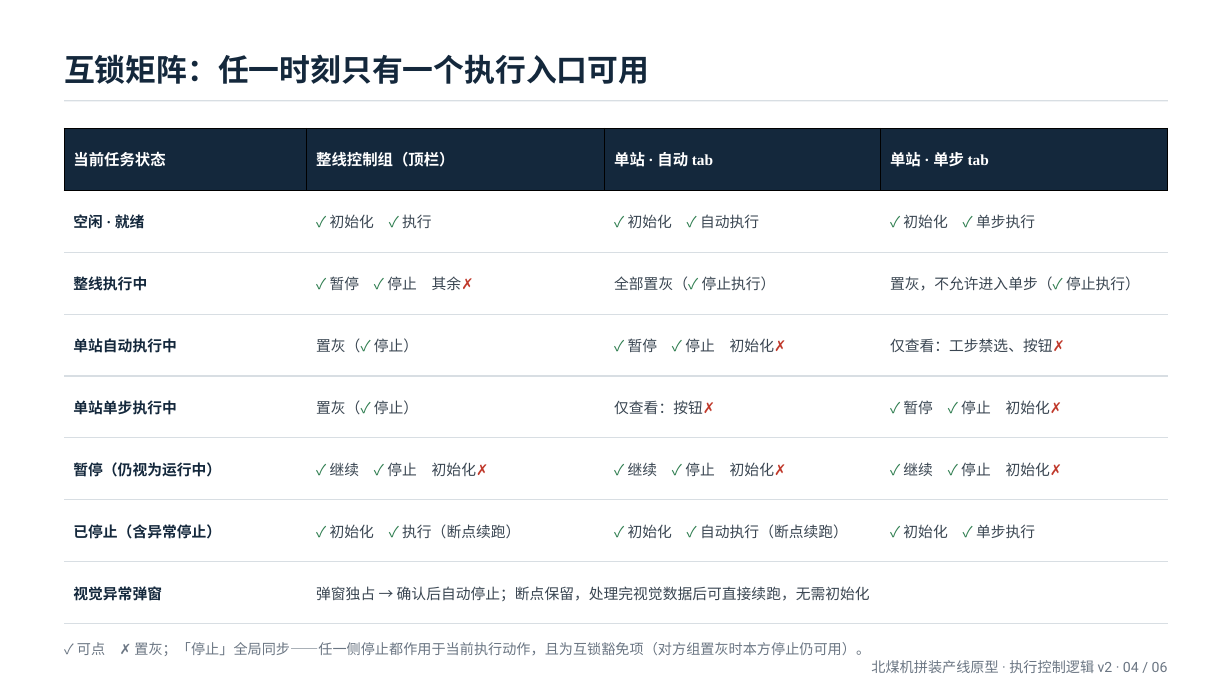
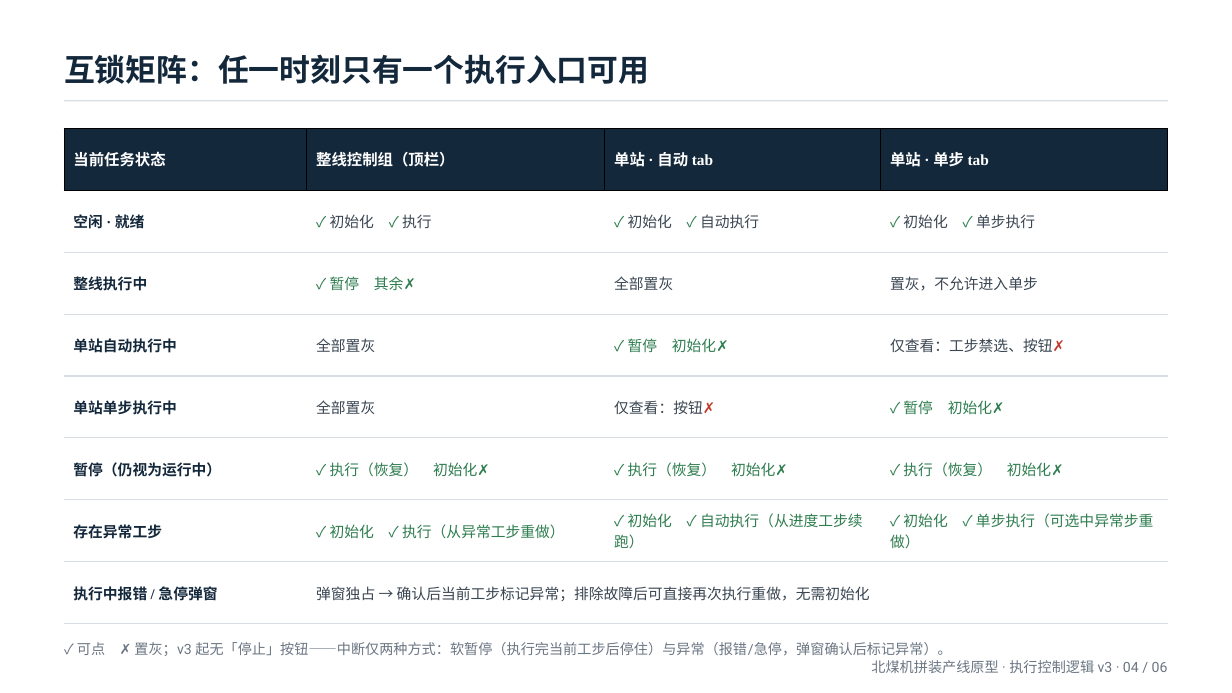
Before and after one commit to chenghe12581-ops/beimei-assembly-line-demo, a slide deck: slide 4 of docs/generated/execution-control-flow/执行按钮逻辑流程图.pptx. Drawn at 1232x693 pixels with LibreOffice and Linux fonts; fonts in the diff are those of the drawing. Boxes give left, top, right and bottom in pixels: in the first picture for what was removed or moved away, otherwise in the second. Text is boxed around its words. In the diff, an @@ line names an element or a change of style, - is before the commit and + after.

Commit message:
执行按钮逻辑 v3：删除停止按钮，执行/暂停两态+软暂停，异常标记中断，单步精简为仅执行工步

```diff
--- a/docs/generated/execution-control-flow/执行按钮逻辑流程图.pptx
+++ b/docs/generated/execution-control-flow/执行按钮逻辑流程图.pptx
@@ table at (64, 128, 1169, 624) @@
-row 3: 整线执行中 | ✓ 暂停 ✓ 停止 其余✗ | 全部置灰（✓ 停止执行） | 置灰，不允许进入单步（✓ 停止执行）
+row 3: 整线执行中 | ✓ 暂停 其余✗ | 全部置灰 | 置灰，不允许进入单步
-row 4, column 2: 置灰（✓ 停止）
+row 4, column 2: 全部置灰
-row 4, column 3: ✓ 暂停 ✓ 停止 初始化✗
+row 4, column 3: ✓ 暂停 初始化✗
-row 5, column 2: 置灰（✓ 停止）
+row 5, column 2: 全部置灰
-row 5, column 4: ✓ 暂停 ✓ 停止 初始化✗
+row 5, column 4: ✓ 暂停 初始化✗
-row 6: 暂停（仍视为运行中） | ✓ 继续 ✓ 停止 初始化✗ | ✓ 继续 ✓ 停止 初始化✗ | ✓ 继续 ✓ 停止 初始化✗
+row 6: 暂停（仍视为运行中） | ✓ 执行（恢复） 初始化✗ | ✓ 执行（恢复） 初始化✗ | ✓ 执行（恢复） 初始化✗
-row 7: 已停止（含异常停止） | ✓ 初始化 ✓ 执行（断点续跑） | ✓ 初始化 ✓ 自动执行（断点续跑） | ✓ 初始化 ✓ 单步执行
+row 7: 存在异常工步 | ✓ 初始化 ✓ 执行（从异常工步重做） | ✓ 初始化 ✓ 自动执行（从进度工步续跑） | ✓ 初始化 ✓ 单步执行（可选中异常步重做）
-row 8, column 1: 视觉异常弹窗
+row 8, column 1: 执行中报错 / 急停弹窗
-row 8, column 2: 弹窗独占 → 确认后自动停止；断点保留，处理完视觉数据后可直接续跑，无需初始化
+row 8, column 2: 弹窗独占 → 确认后当前工步标记异常；排除故障后可直接再次执行重做，无需初始化
@@ text at (77, 642, 951, 656): text changed @@
-✓ 可点 ✗ 置灰；「停止」全局同步——任一侧停止都作用于当前执行动作，且为互锁豁免项（对方组置灰时本方停止仍可用）。
+✓ 可点 ✗ 置灰；v3 起无「停止」按钮——中断仅两种方式：软暂停（执行完当前工步后停住）与异常（报错/急停，弹窗确认后标记异常）。
@@ text at (871, 660, 1168, 673): text changed @@
-北煤机拼装产线原型 · 执行控制逻辑 v2 · 04 / 06
+北煤机拼装产线原型 · 执行控制逻辑 v3 · 04 / 06
```
Also in this commit, not shown: 5 other slides changed, 5 other files.
